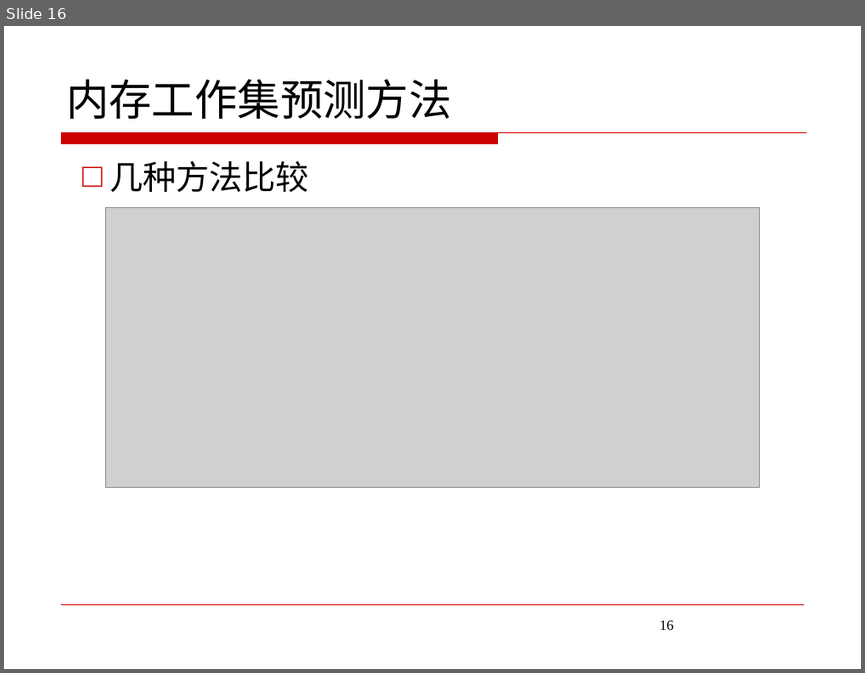
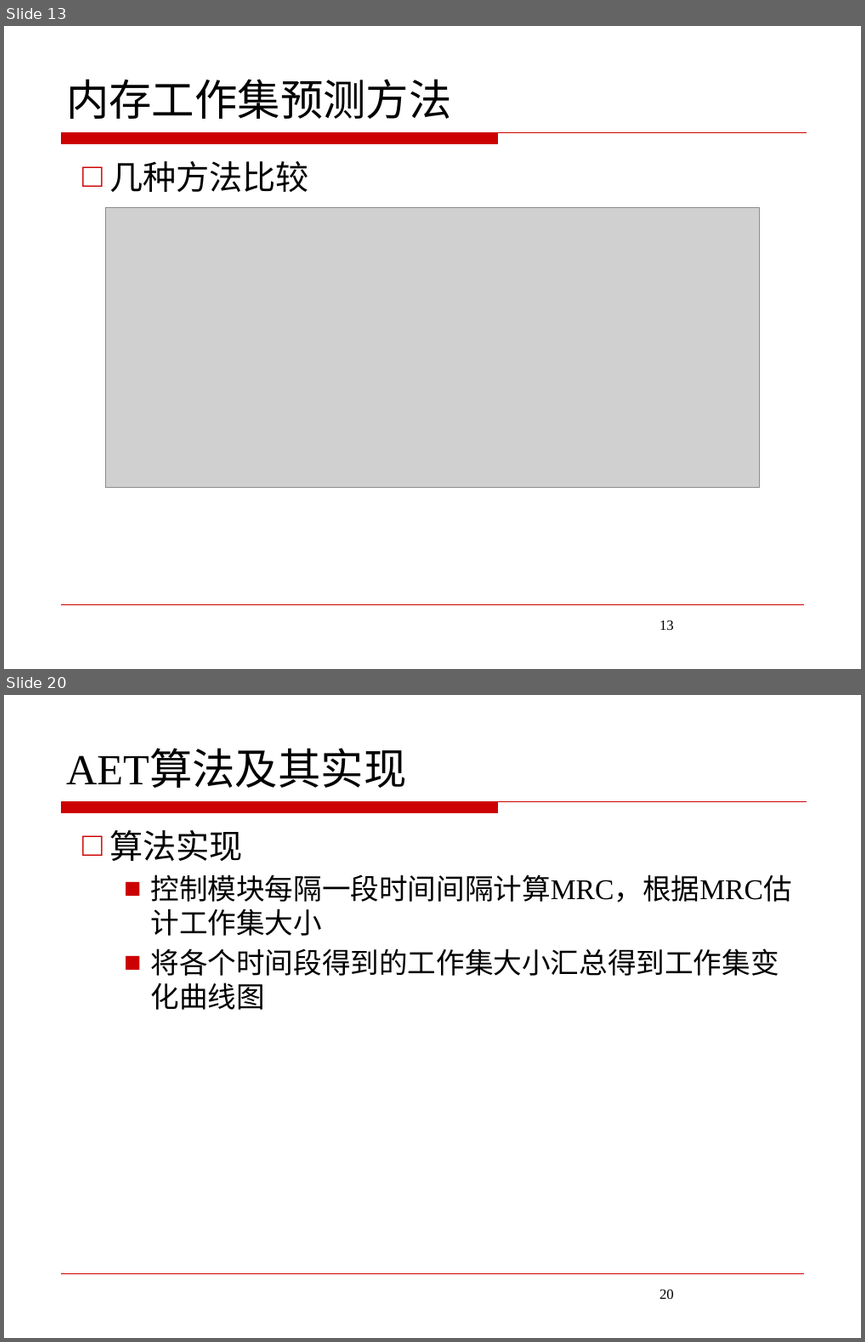
Before and after one commit to JoeHF/aet_data, a slide deck: 答辩/答辩ppt.pptx. Shown one above the other, each under a label of ours: slide 16 before the commit, slides 13 and 20 after it; the slides between them are not shown. The pictures are 865x673 and 865x1342 pixels, drawn with LibreOffice and Linux fonts; fonts in the diff are those of the drawing; grey boxes stand for pictures; background and template pictures are left out. Boxes give left, top, right and bottom in pixels: in the first picture for what was removed or moved away, otherwise in the second. Text is boxed around its words. In the diff, an @@ line names an element or a change of style, - is before the commit and + after.

```diff
--- a/答辩/答辩ppt.pptx
+++ b/答辩/答辩ppt.pptx
@@ slide 20 added at (4,695,861,1338), background #FFFFFF; not listed: 2 template elements that a slide beside it also shows @@
@@ title added at (66,751,406,788), 36 pt, text #000000 @@
+AET算法及其实现
@@ text added at (109,830,791,1009), 24 pt, text #000000 @@
+□ 算法实现
+  ■ 控制模块每隔一段时间间隔计算MRC，根据MRC估计工作集大小
+  ■ 将各个时间段得到的工作集大小汇总得到工作集变化曲线图
@@ page number added at (659,1289,674,1299), 12 pt, text #000000 @@
+20
@@ what was slide 16 is now slide 13 @@
@@ page number at (659,620,674,630): text changed @@
-16
+13
```
Also in this commit, not shown: 9 slides changed, 22 other slides added, 19 slides removed, 11 other files.
